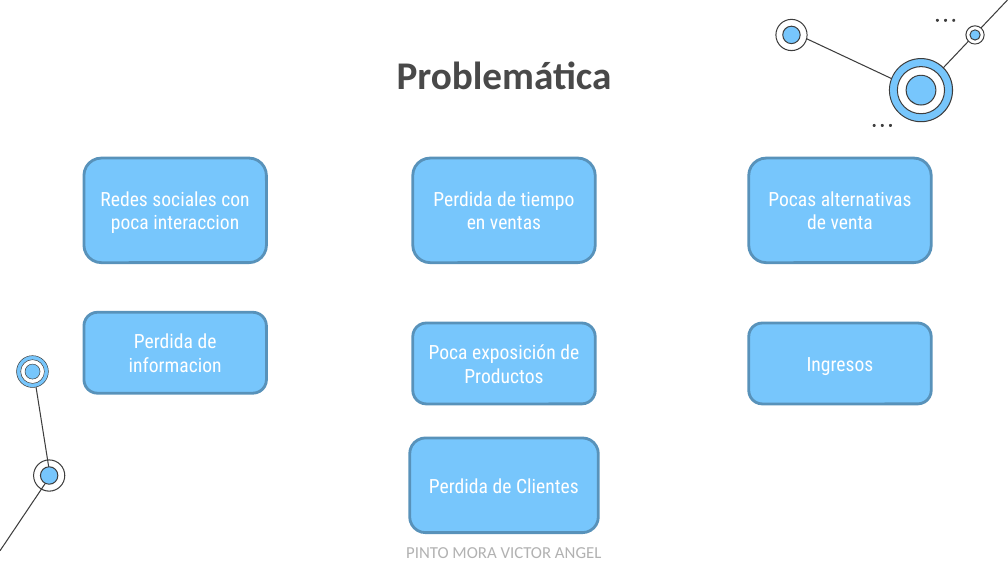
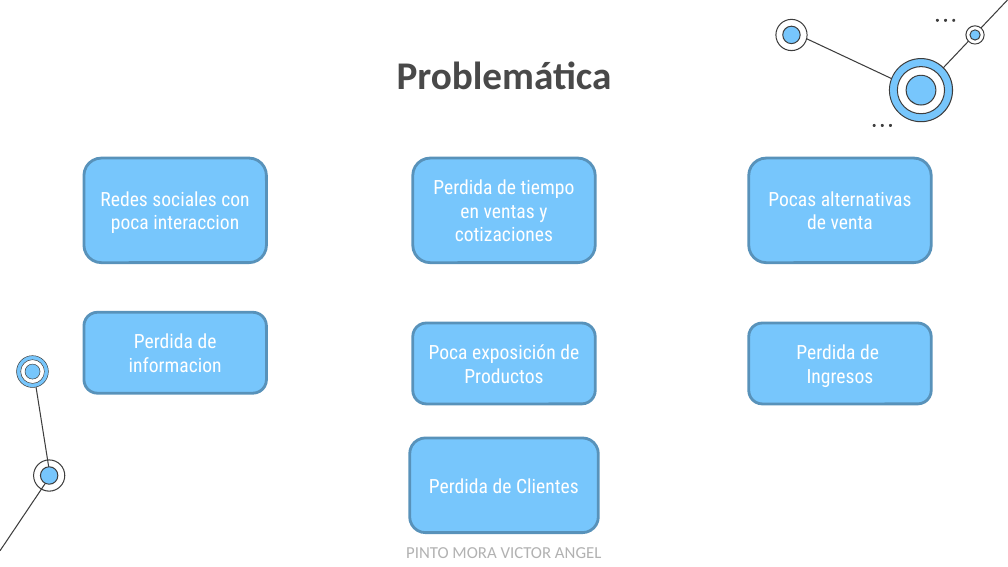
Before and after one commit to EgCooper/Mxt-Technology, a slide deck: slide 8 of Documentacion/Mxt-Technology Presentacion.pptx. Drawn at 1008x567 pixels with LibreOffice and Linux fonts; fonts in the diff are those of the drawing. Boxes give left, top, right and bottom in pixels: in the first picture for what was removed or moved away, otherwise in the second. Text is boxed around its words. In the diff, an @@ line names an element or a change of style, - is before the commit and + after.

```diff
--- a/Documentacion/Mxt-Technology Presentacion.pptx
+++ b/Documentacion/Mxt-Technology Presentacion.pptx
@@ text in rounded rectangle at [433,179,575,241]: text changed @@
-Perdida de tiempo en ventas
+Perdida de tiempo en ventas y cotizaciones
@@ text in rounded rectangle at [796,344,879,359]: paragraph added @@
+Perdida de
```
Also in this commit, not shown: 20 other slides changed, 1 slide removed.
